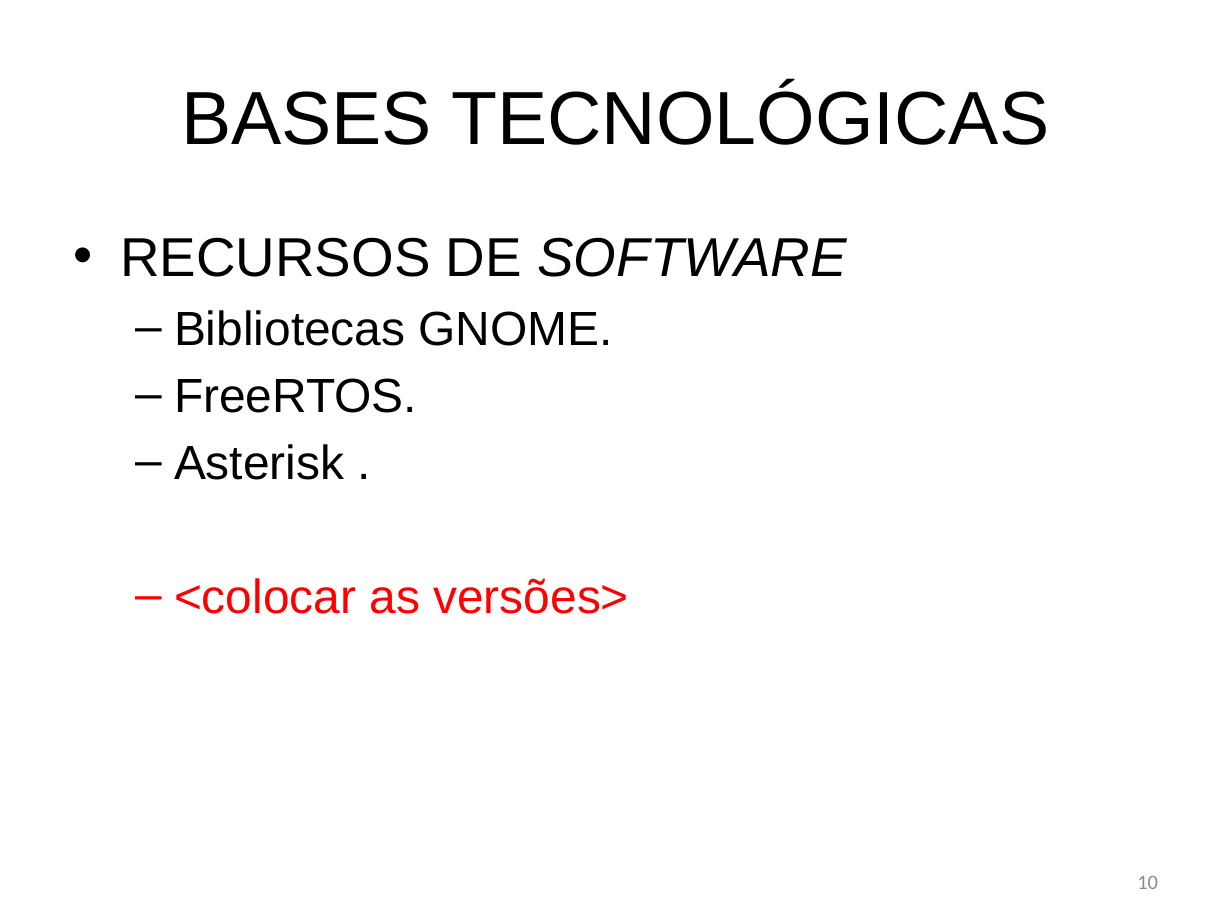
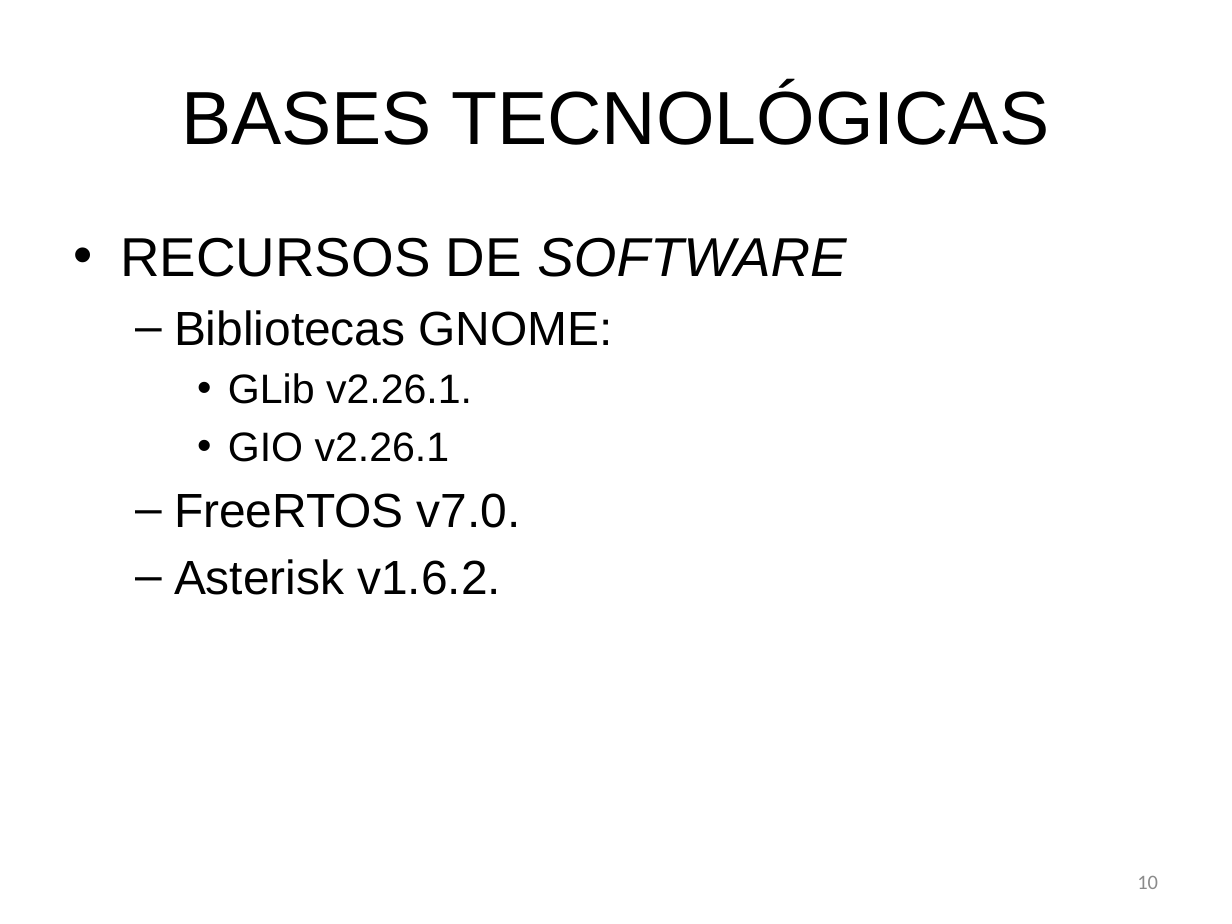
Before and after one commit to bengelbert/ifsc, a slide deck: slide 10 of tcc/docs/monograph.pptx. Drawn at 1232x924 pixels with LibreOffice and Linux fonts; fonts in the diff are those of the drawing. Boxes give left, top, right and bottom in pixels: in the first picture for what was removed or moved away, otherwise in the second. Text is boxed around its words. In the diff, an @@ line names an element or a change of style, - is before the commit and + after.

Commit message:
ok

```diff
--- a/tcc/docs/monograph.pptx
+++ b/tcc/docs/monograph.pptx
@@ text at bbox=[174, 310, 613, 595]: text changed @@
-  – Bibliotecas GNOME.
-  – FreeRTOS.
-  – Asterisk .
-  – <colocar as versões>
+  – Bibliotecas GNOME:
+    • GLib v2.26.1.
+    • GIO v2.26.1
+  – FreeRTOS v7.0.
+  – Asterisk v1.6.2.
```
Also in this commit, not shown: 7 other slides changed.
